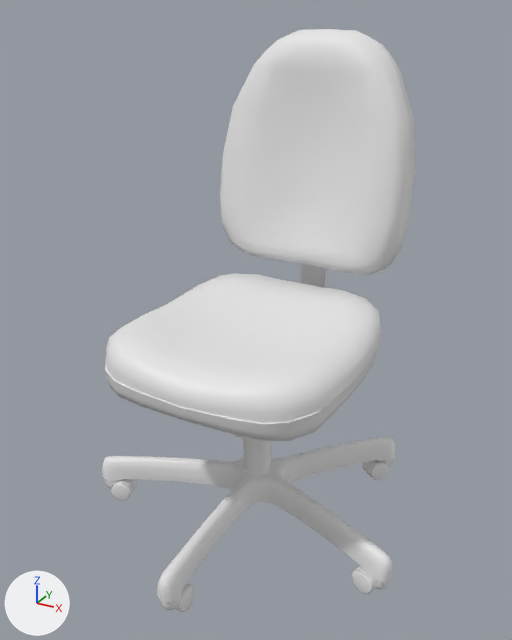
One commit to the FBX model TummyCon/Assets/Models/office_chair.fbx: the scene before it, then after it.
One viewpoint serves both versions: a camera (50 mm lens) standing at (0.624, -1.116, 1.043) and looking at (0.004, 0.013, 0.479). Every picture has the same lights, and +X, +Y and +Z are marked at lower left. The older version comes first. Where no turn or scale is listed for an object, it has been applied to the vertices.

Names of what the first picture shows: 'office_chair'.
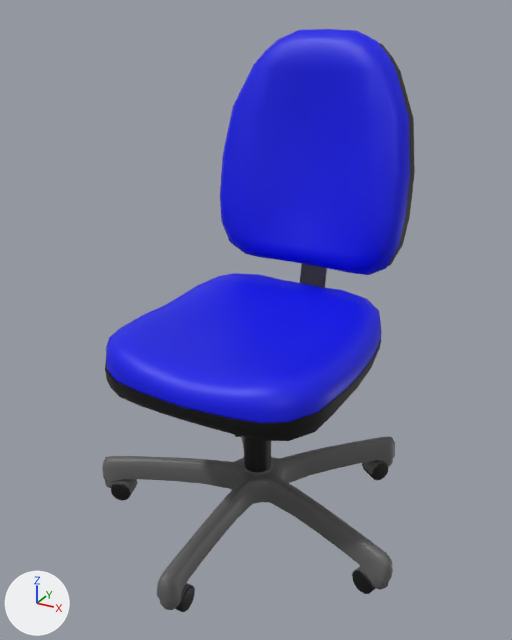
Where the newer file only moved an object's origin or applied its transform, the numbers keep the older frame.

The change, as a list of edits to the scene's bpy script:
```text
Add mat_plastic:
    mat_plastic = principled_material('Plastic')
    mat_plastic.base_color = (0.0, 0.0, 0.0)  # black #000000
Add mat_texttile:
    mat_texttile = principled_material('Texttile')
    mat_texttile.base_color = (0.0, 0.00308, 0.801)  # blue #000ae7
Add mat_metal:
    mat_metal = principled_material('Metal')
    mat_metal.base_color = (0.12, 0.12, 0.12)  # dark grey #616161
Change me_office_chair:
    where me_office_chair.from_pydata(...)  # 4263 vertices, 3947 faces; spans x -0.348..0.348, y -0.336..0.381, z -0.001..1.005
    used by ob_office_chair; location = (0.0, 0.0, 0.0)
    me_office_chair part 1: 1336 of the faces centred in x -0.347..0.347, y -0.336..0.327, z 0.02..0.126 switch from no material to mat_metal (dark grey #616161)
    me_office_chair part 2: 852 of the faces centred in x -0.286..0.095, y -0.127..0.297, z 0.326..0.485 switch from no material to mat_metal (dark grey #616161)
    me_office_chair part 3: 1493 of the faces centred in x -0.333..0.328, y -0.311..0.381, z 0.0..0.998 switch from no material to mat_plastic (black #000000)
    me_office_chair part 4: 224 of the faces centred in x -0.238..0.236, y -0.25..0.28, z 0.424..0.799 switch from no material to mat_texttile (blue #000ae7)
    me_office_chair part 5: 42 of the faces centred in x -0.177..0.174, y 0.261..0.333, z 0.885..1.003 switch from no material to mat_texttile (blue #000ae7)
```

What differs and where, as boxes (x1, y1, x2, y2) in the pictures (512 x 640 px):
part 1 of me_office_chair, recoloured (white to dark grey)
    both: (102, 436, 395, 610)
part 2 of me_office_chair, recoloured (white to dark grey)
    both: (300, 263, 327, 288)
part 3 of me_office_chair, recoloured
    both: (105, 43, 415, 612)
part 4 of me_office_chair, recoloured (white to blue)
    both: (106, 106, 410, 423)
part 5 of me_office_chair, recoloured (white to blue)
    both: (233, 29, 409, 118)
